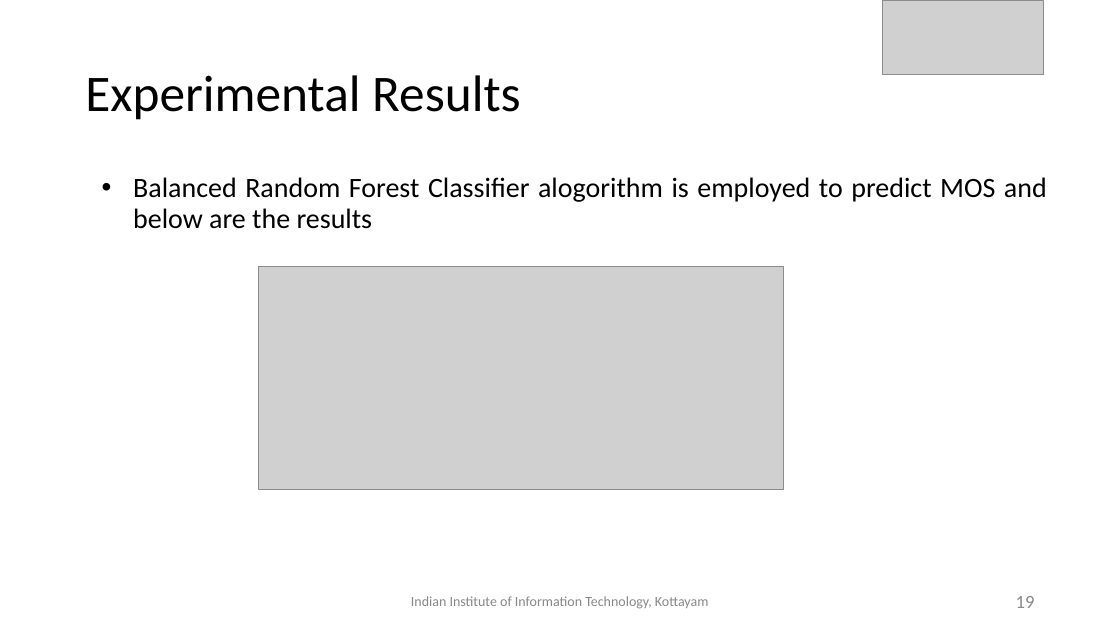
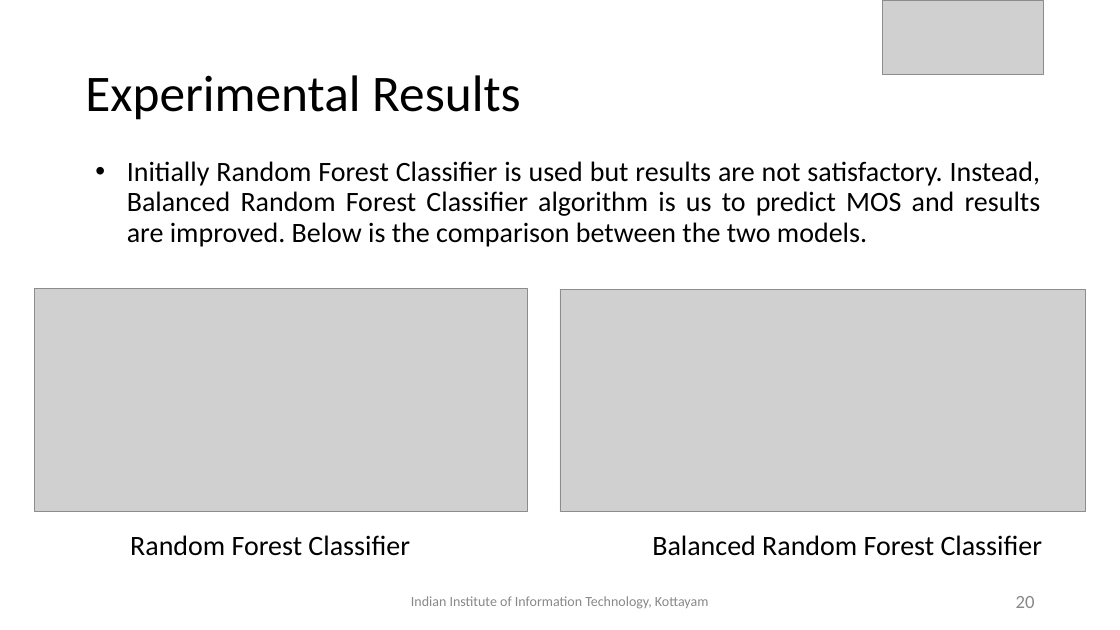
Before and after one commit to tharun-vemula/btp, a slide deck: slide 20 of presentations/BTP_Review_4_38.pptx (slide 19 before the commit). Drawn at 1120x630 pixels with LibreOffice and Linux fonts; fonts in the diff are those of the drawing; grey boxes stand for pictures. Boxes give left, top, right and bottom in pixels: in the first picture for what was removed or moved away, otherwise in the second. Text is boxed around its words. In the diff, an @@ line names an element or a change of style, - is before the commit and + after.

Commit message:
update ppt

```diff
--- a/presentations/BTP_Review_4_38.pptx
+++ b/presentations/BTP_Review_4_38.pptx
@@ text at bbox=[127, 161, 1041, 247]: text changed @@
-• Balanced Random Forest Classifier alogorithm is employed to predict MOS and below are the results
+• Initially Random Forest Classifier is used but results are not satisfactory. Instead, Balanced Random Forest Classifier algorithm is us to predict MOS and results are improved. Below is the comparison between the two models.
@@ picture added at bbox=[35, 289, 528, 512] @@
@@ picture: place and size @@
-picture at bbox=[259, 267, 784, 490]
+picture at bbox=[560, 290, 1086, 513]
@@ text added at bbox=[130, 535, 410, 556], 24 pt, text #000000 @@
+Random Forest Classifier
@@ text added at bbox=[652, 535, 1043, 556], 24 pt, text #000000 @@
+Balanced Random Forest Classifier
@@ page number at bbox=[1016, 596, 1035, 608]: text changed @@
-19
+20
```
Also in this commit, not shown: 3 other slides changed, 1 slide added.
